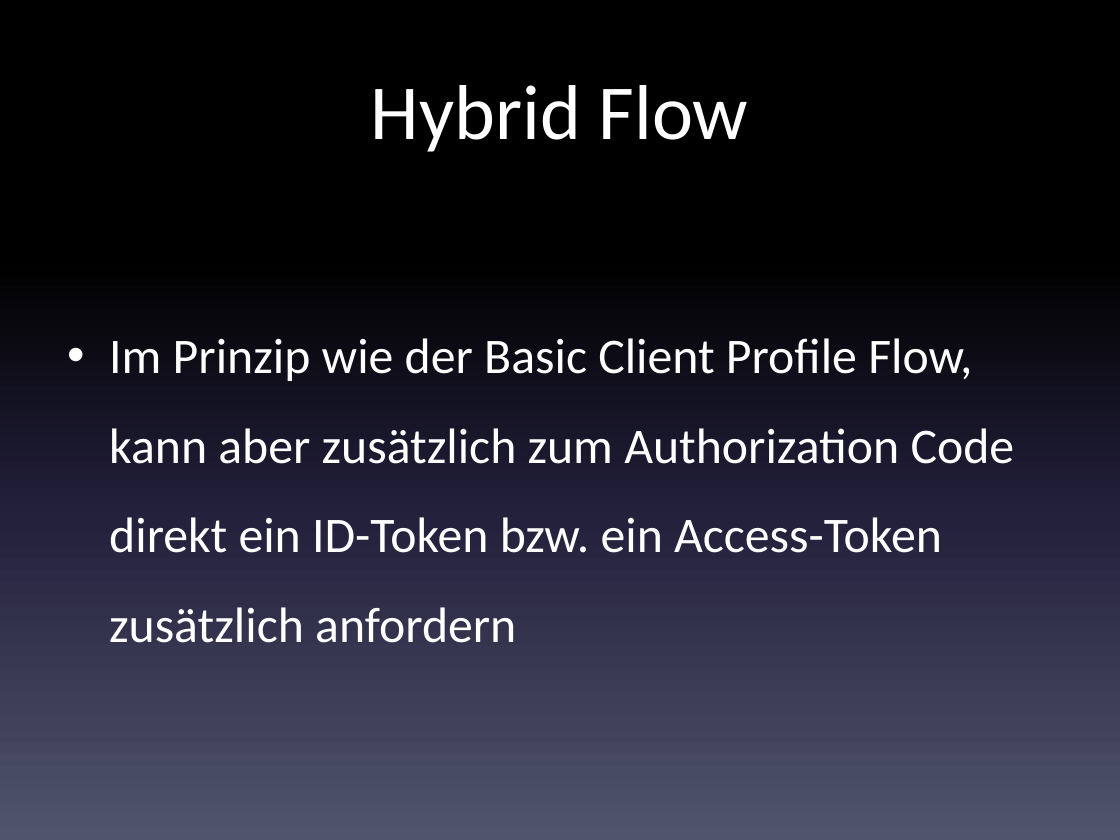
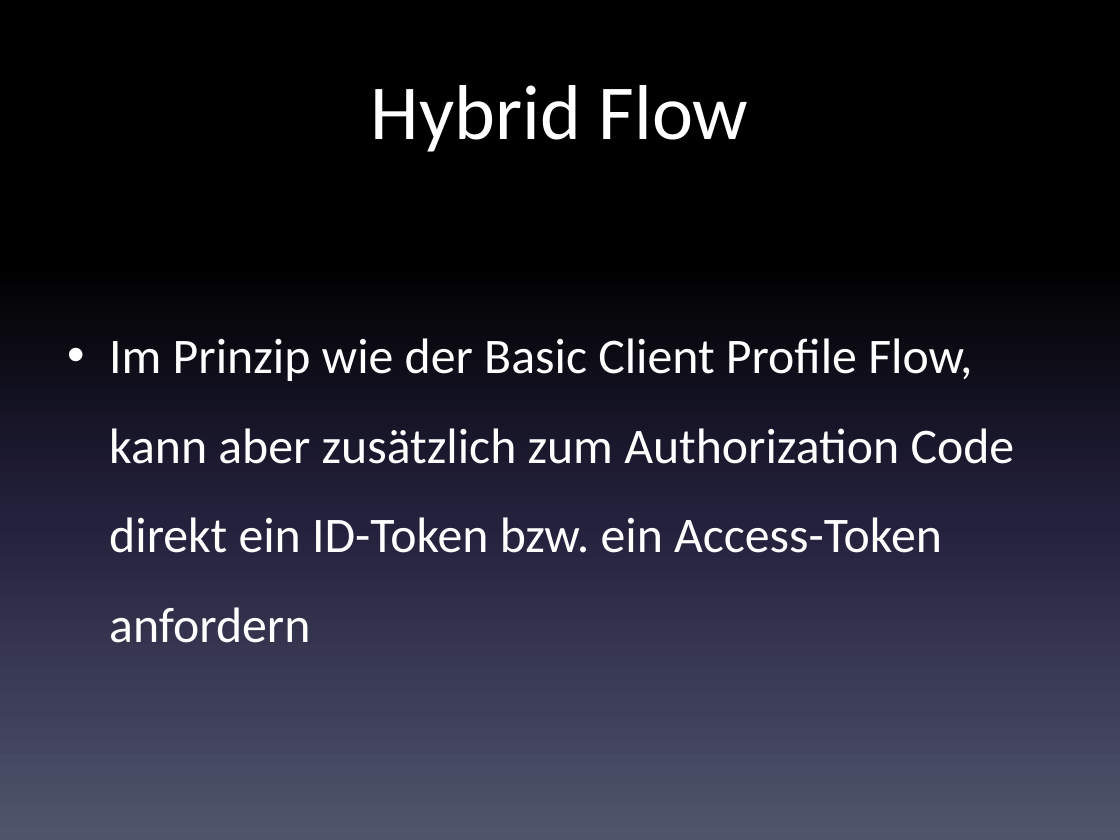
Before and after one commit to code-nirvana/oauth2_opidc_dwx2014, a slide deck: slide 98 of OAuth2_OpenIdConnect.pptx (slide 118 before the commit). Drawn at 1120x840 pixels with LibreOffice and Linux fonts; fonts in the diff are those of the drawing. Boxes give left, top, right and bottom in pixels: in the first picture for what was removed or moved away, otherwise in the second. Text is boxed around its words. In the diff, an @@ line names an element or a change of style, - is before the commit and + after.

```diff
--- a/OAuth2_OpenIdConnect.pptx
+++ b/OAuth2_OpenIdConnect.pptx
@@ text at (x1=109, y1=338, x2=1015, y2=643): text changed @@
-• Im Prinzip wie der Basic Client Profile Flow, kann aber zusätzlich zum Authorization Code direkt ein ID-Token bzw. ein Access-Token zusätzlich anfordern
+• Im Prinzip wie der Basic Client Profile Flow, kann aber zusätzlich zum Authorization Code direkt ein ID-Token bzw. ein Access-Token anfordern
```
Also in this commit, not shown: 24 other slides changed, 2 slides added, 22 slides removed.
